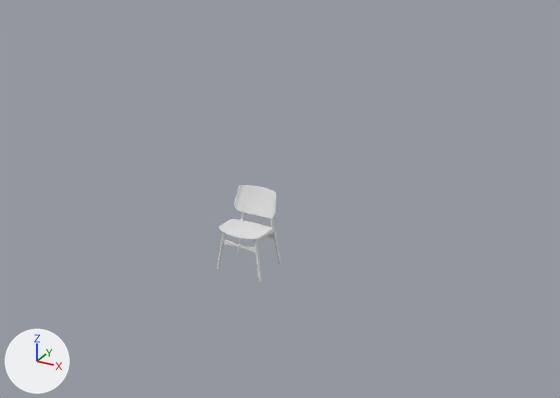
Before and after pictures for a commit that changed the Blender file Chair/Chair.blend.
Rendered twice from a 50 mm lens placed at (4.4, -5.98, 3.82), pointed at (0.84, 0.49, 0.58). Every picture has the same lights, and +X, +Y and +Z are marked at lower left.

In view in the first picture: 'ChairSoborg_Back', 'ChairSoborg_Base', 'ChairSoborg_Seat'.
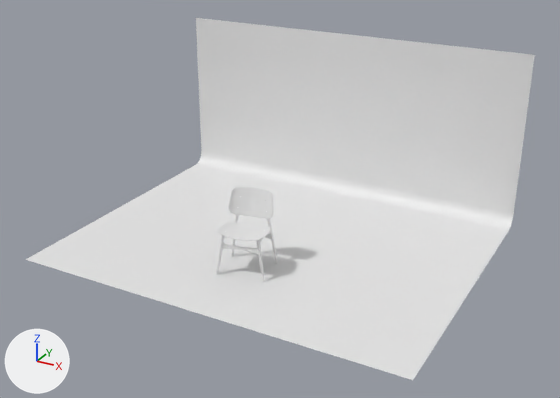
Pixel boxes (x1, y1, x2, y2) of what changed, in the pictures (560 x 398 px):
'Plane', added: after (25, 18, 535, 380)
'ChairSoborg_Back', turned: before (234, 185, 276, 219); after (228, 187, 273, 219)
'ChairSoborg_Seat', turned: before (219, 219, 272, 239); after (218, 222, 271, 241)
'ChairSoborg_Base', turned: before (217, 212, 281, 282); after (216, 214, 278, 282)
'ChairSoborg_SlatFront', turned: before (223, 239, 255, 253); after (222, 243, 258, 254)
'ChairSoborg_SlatBack', turned: before (266, 234, 274, 239); after (265, 234, 271, 239)

Edits to the bpy script that builds the scene:
```text
Add me_plane_004:
    me_plane_004.from_pydata([(-1.0, -1.0, 0.0), (1.0, -1.0, 0.0), (-1.0, 1.0, 0.0), (1.0, 1.0, 0.0), (-1.0, 1.0, 1.2), (1.0, 1.0, 1.2)], [], [(0, 1, 3, 2), (2, 3, 5, 4)])
    me_plane_004.polygons.foreach_set('use_smooth', [True] * 2)
Change ob_chairsoborg_base:
    ob_chairsoborg_base.rotation_euler: (-0.163, 0.0, 1.571) -> (-0.163, 0.0, 1.75)  # degrees (-9.3, 0, 90) -> degrees (-9.3, 0, 100)
Add ob_plane:
    ob_plane = bpy.data.objects.new('Plane', me_plane_004)
    ob_plane.location = (0.749, 0.639, 0.0)
    ob_plane.scale = (2.12, 1.63, 1.63)
    _m = ob_plane.modifiers.new('Bevel', 'BEVEL')
    _m.segments = 8
```
